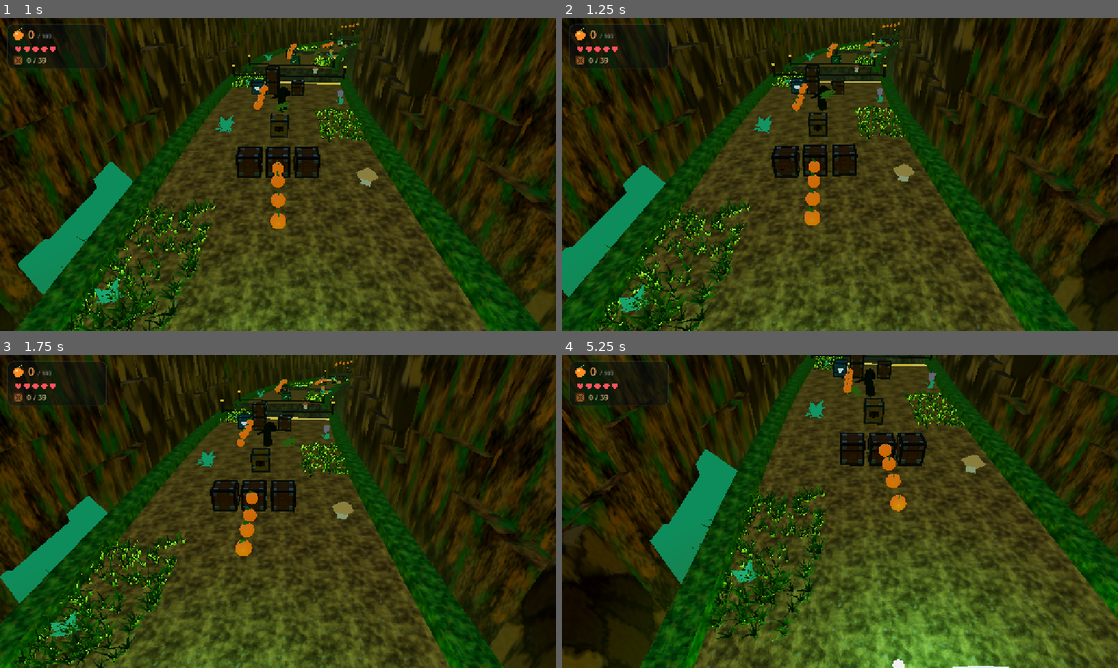
Above: before the commit, frames 1-4 (two rows, left to right).
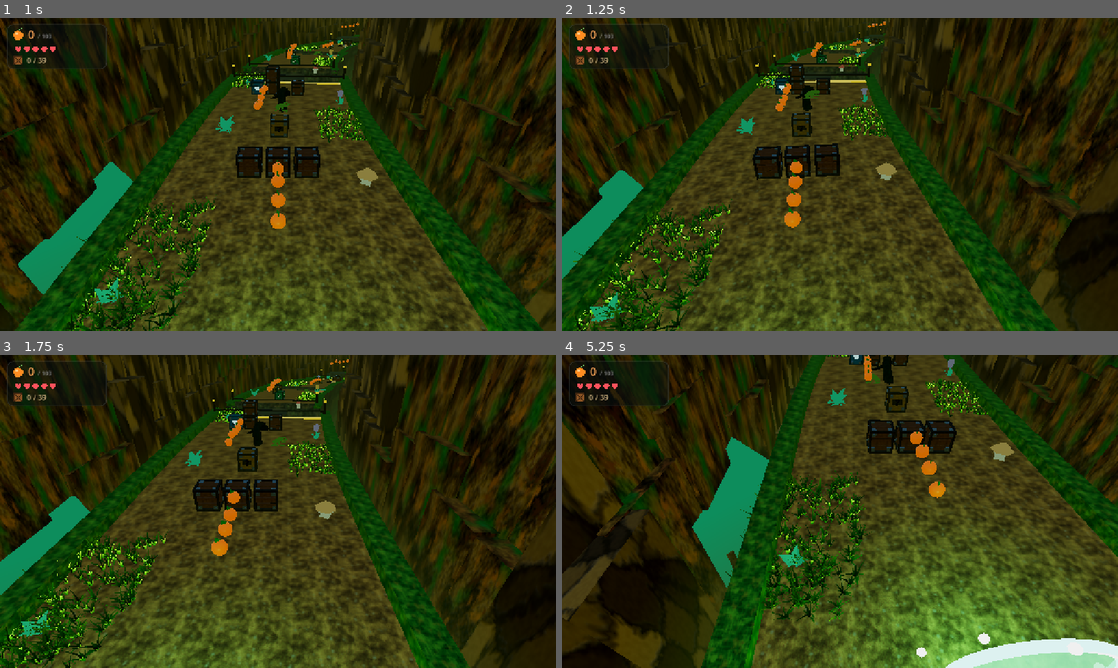
Above: after the commit, the same moments.

Repository: Phat-shot/Banooka
Game: Godot game, scene res://scenes/levels/Level01.tscn
Same seed, same stepped clock (60 frames per second), same inputs: the game is played once before the commit and once after it. This scene is started directly instead of the project's main scene.
Inputs (mouse positions are in pixels of both pictures, inside the frame that each line leads up to):
- Up to frame 1 (1 s): tap Enter (ui_accept) at 0.5 s; move the mouse to (400, 158) at 0.52 s; hold D (move_right) from 0.53 s (still down); hold Shift (slide) from 0.53 s (still down); click (400, 158) at 0.67 s; tap Space (jump) at 0.77 s
- Up to frame 2 (1.25 s): keep holding D (move_right); keep holding Shift (slide)
- Up to frame 3 (1.75 s): release D (move_right) at 1.25 s; release Shift (slide) at 1.25 s; drag from (166, 527) to (250, 574) at 1.27 s
- Up to frame 4 (5.25 s): move the mouse to (895, 442) at 2.02 s; hold D (move_right) 2.03-2.75 s; hold Tab (status) 2.03-2.75 s; drag from (812, 574) to (673, 464) at 2.77 s; move the mouse to (1006, 558) at 3.52 s; hold A (move_left) 3.53-4.25 s; tap J (spin) at 3.6 s; tap Space (jump) at 3.77 s; drag from (673, 464) to (756, 433) at 4.27 s; move the mouse to (867, 511) at 5.02 s; hold S (move_back) from 5.03 s (still down); hold Shift (slide) from 5.03 s (still down); click (867, 511) at 5.17 s

Frame 1 is identical in both runs. In frame 2, 43% of the frame differs, in the area x 0-100%, y 0-100%; in frame 3, 45%; in frame 4, 57%.

Commit message:
Korridorkamera: seitliches Mitfahren von 0.5 auf 0.85
Die Figur soll im Bild weitgehend feststehen, ohne dass es festgeschraubt
wirkt. Bei 0.5 wanderte sie bei einem Ausweichschritt deutlich zur Seite;
bei 0.85 bleibt sie praktisch mittig und behält trotzdem sichtbares Spiel.
Das Drehen in Kurven übernimmt weiterhin die Schiene, auf der die Kamera
fährt – dort dreht sich die Welt um die Figur, nicht die Kamera um sie
herum.

Level 05 behält seinen eigenen Wert von 0.35: Dort steht die Kamera vor
dem Spieler und schaut zurück, ein starkes Mitfahren würde die Flucht
unruhig machen.

Co-Authored-By: Claude Opus 5 (1M context) <noreply@anthropic.com>

Diff:
--- a/scripts/corridor_camera.gd
+++ b/scripts/corridor_camera.gd
@@ -20,7 +20,16 @@
 ## Abstand hinter dem Spieler.
 @export var abstand := 8.0
 ## Seitliche Bewegungen werden nur zu diesem Anteil mitgefahren.
-@export var seiten_faktor := 0.5
+##
+## 0.0 hieße: Die Kamera bleibt starr auf ihrer Schiene, die Figur wandert
+## quer durchs Bild – die klassische, sehr ruhige Lösung, bei der man die
+## Figur im engen Korridor aber leicht aus dem Blick verliert. 1.0 hieße:
+## Die Figur klebt in der Bildmitte, das Bild wirkt festgeschraubt.
+##
+## 0.85 hält sie praktisch mittig, lässt einem Ausweichschritt aber noch
+## sichtbares Spiel. Das Drehen in Kurven übernimmt ohnehin die Schiene:
+## Dort dreht sich die Welt um die Figur, nicht die Kamera um sie herum.
+@export var seiten_faktor := 0.85
 ## Blickpunkt vor dem Spieler.
 @export var blick_vorlauf := 4.0
 ## Glättung: kleinerer Wert = härteres Nachziehen.
